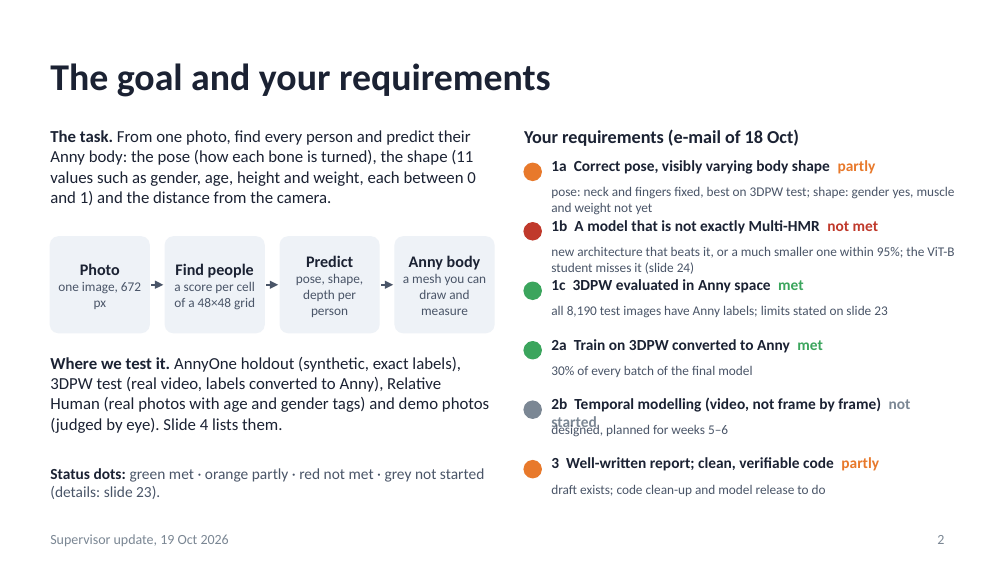
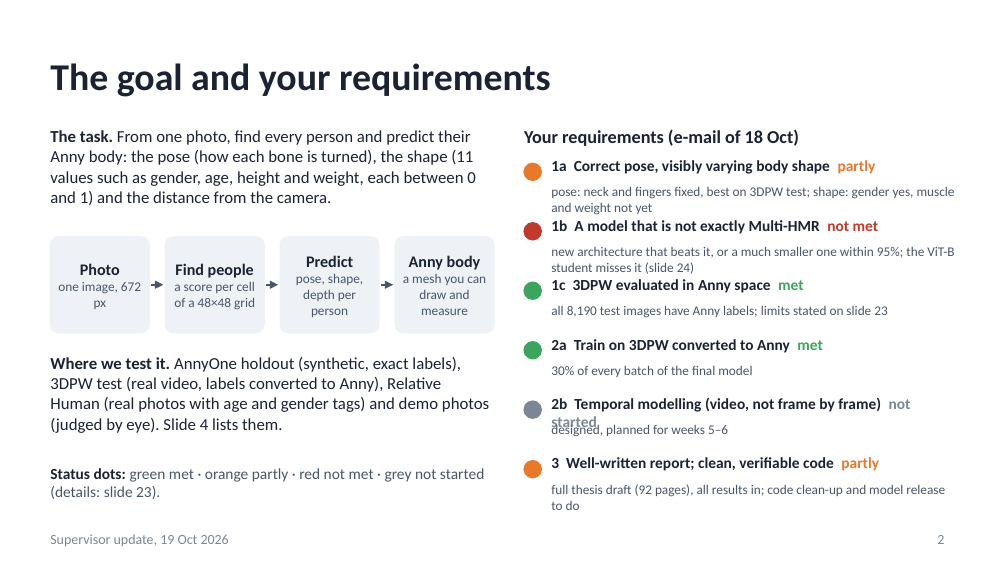
Before and after one commit to saadnajib/Multi-Person-Whole-Body-Human-Mesh-Recovery-in-a-Single-Shot-with-Annyone-dataset-and-3dpw-dataset, a slide deck: slide 2 of docs/supervisor_update_2026-10-19.pptx. Drawn at 1008x567 pixels with LibreOffice and Linux fonts; fonts in the diff are those of the drawing. Boxes give left, top, right and bottom in pixels: in the first picture for what was removed or moved away, otherwise in the second. Text is boxed around its words. In the diff, an @@ line names an element or a change of style, - is before the commit and + after.

```diff
--- a/docs/supervisor_update_2026-10-19.pptx
+++ b/docs/supervisor_update_2026-10-19.pptx
@@ text at (x1=551, y1=484, x2=945, y2=510): text changed @@
-draft exists; code clean-up and model release to do
+full thesis draft (92 pages), all results in; code clean-up and model release to do
```
Also in this commit, not shown: 5 other slides changed, 1 slide added, 8 other files.
